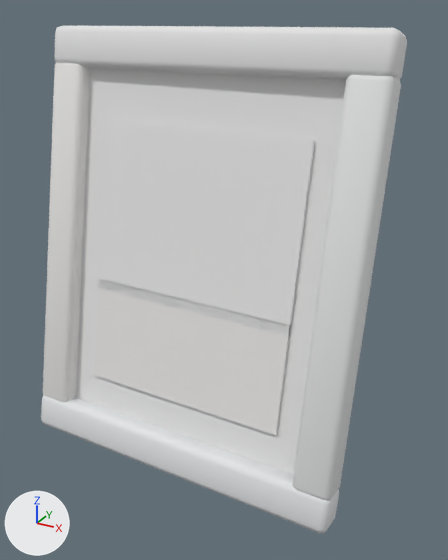
Two versions of the glTF model assets/models/templates/furniture/photo_frame.glb, one commit apart.
Rendered twice from a 50 mm camera at (0.136, -0.197, 0.209) aimed at (0.002, 0.047, 0.087). The axes (+X, +Y, +Z) are drawn at lower left. The lights are the same throughout. The older version comes first. Vertices at exactly the same position are counted once.

The first picture shows 'passe', 'photo_land', 'photo_sky', 'wood'.
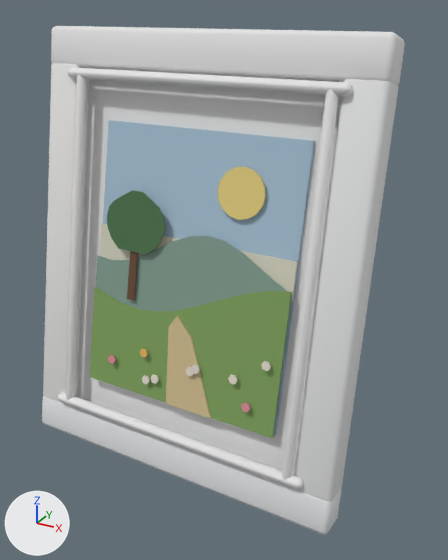
Location of each change, [x1, y1, x2, y2] in pixels of the pictures (448 x 560 px; the box of a moved part takes in the faces that stretch with it):
'wood', reshaped
    before: [41, 25, 407, 533]
    after: [42, 26, 405, 534]
'photo', added
    after: [90, 120, 315, 438]
'photo_sky', deleted
    before: [99, 120, 315, 337]
'photo_land', deleted
    before: [94, 279, 291, 435]
part 1 of me_rahmen_001, added
    after: [68, 67, 353, 97]
part 2 of me_rahmen_001, added
    after: [66, 74, 88, 400]
part 3 of me_rahmen_001, added
    after: [281, 89, 339, 481]
part 4 of me_rahmen_001, moved or reshaped
    before: [41, 25, 407, 533]
    after: [42, 26, 405, 534]

The change, as a list of edits to the scene's bpy script:
```text
Change me_rahmen_001:
    used by ob_wood; location = (0.0, 0.0, 0.0)
    remove me_rahmen_001.from_pydata(...)  # 280 vertices, 540 faces; spans x -0.082..0.08, y -0.007..0.112, z 0.002..0.203
    add me_rahmen_001.from_pydata(...)  # 504 vertices, 972 faces; spans x -0.082..0.08, y -0.006..0.113, z 0.001..0.201
    me_rahmen_001 part 1: a new loose piece of 56 vertices spanning x -0.069..0.065, y 0.027..0.032, z 0.179..0.184, in mat_wood
    me_rahmen_001 part 2: a new loose piece of 56 vertices spanning x -0.064..-0.057, y -0.005..0.032, z 0.025..0.184, in mat_wood
    me_rahmen_001 part 3: a new loose piece of 56 vertices spanning x 0.055..0.062, y -0.006..0.032, z 0.025..0.184, in mat_wood
    me_rahmen_001 part 4: 15 vertices moved within x -0.081..0.079, y -0.004..0.112, z 0.005..0.201; 253 vertices removed from x -0.082..0.08, y -0.007..0.112, z 0.002..0.203; 309 vertices added at x -0.082..0.08, y -0.006..0.113, z 0.001..0.201
Add me_bild_001:
    me_bild_001.from_pydata(...)  # 270 vertices, 472 faces; spans x -0.05..0.05, y 0.0017..0.0338, z 0.0392..0.1619
    me_bild_001.materials.append(mat_photo_sky)
Remove ob_photo_sky:
    ob_photo_sky = bpy.data.objects.new('photo_sky', me_foto_himmel_001)
    ob_photo_sky.location = (0.0, 0.0, 0.0)
Remove ob_photo_land:
    ob_photo_land = bpy.data.objects.new('photo_land', me_foto_wiese_001)
    ob_photo_land.location = (0.0, 0.0, 0.0)
Add ob_photo:
    ob_photo = bpy.data.objects.new('photo', me_bild_001)
    ob_photo.location = (0.0, 0.0, 0.0)
```
